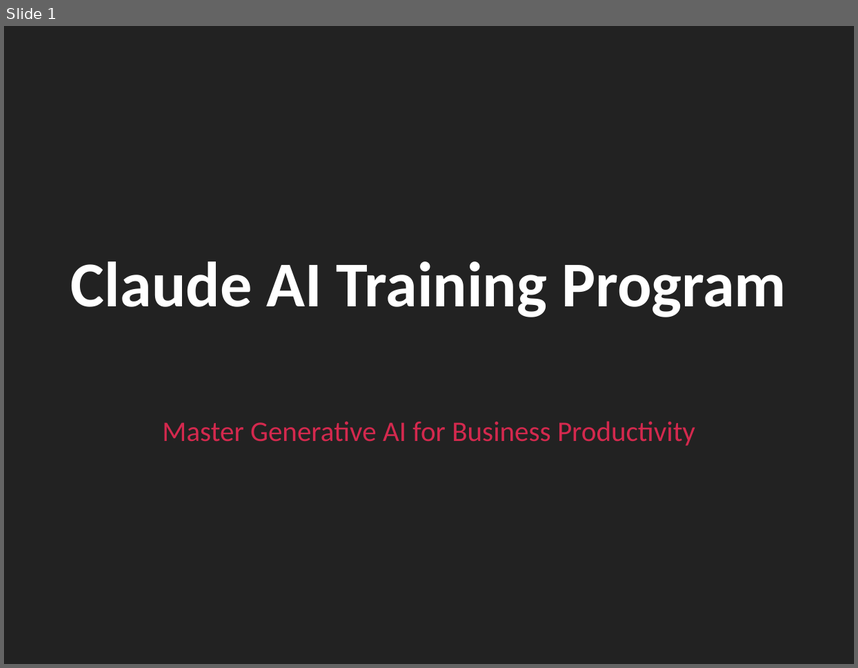
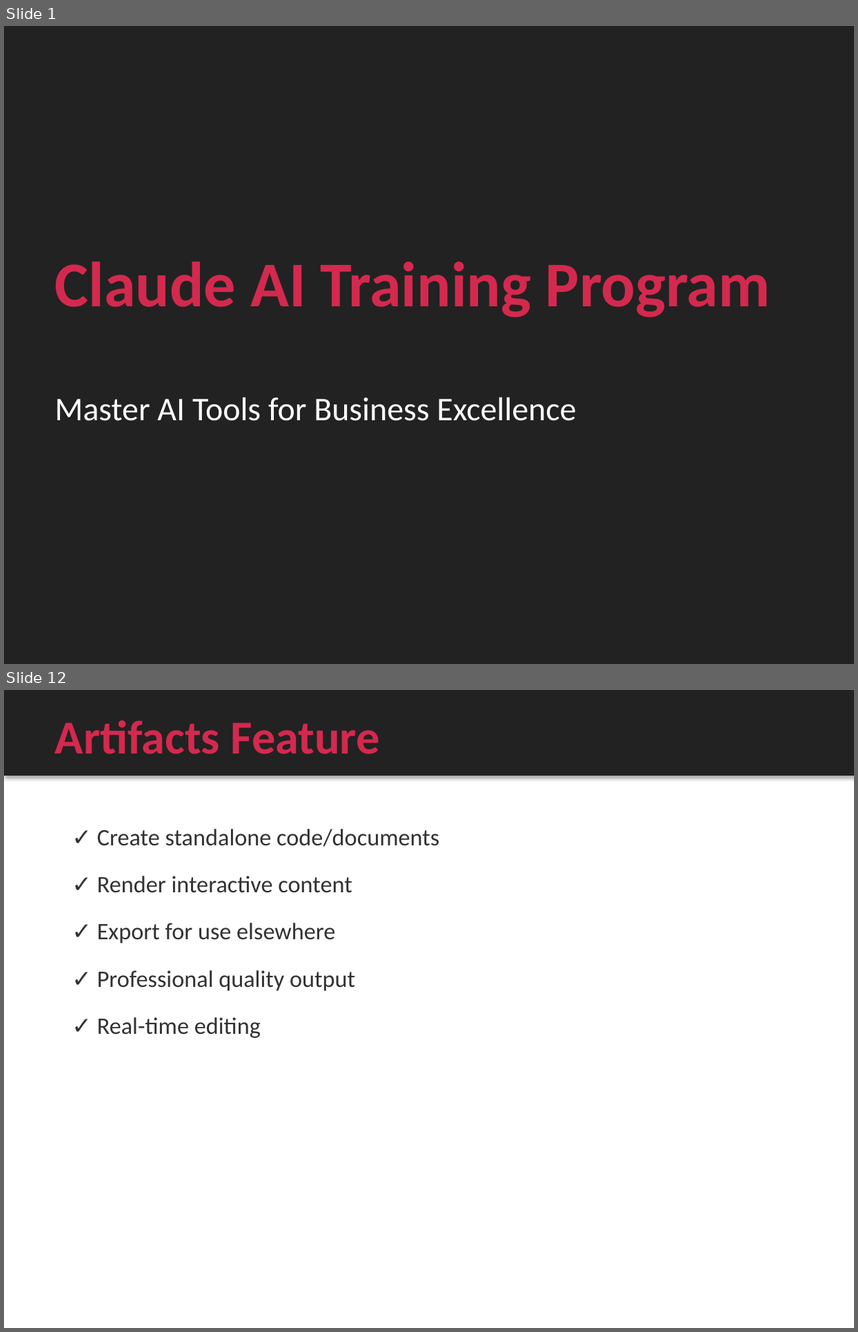
Before and after one commit to biswajitdas793-del/Self, a slide deck: training-program/presentation/Claude_AI_Training_Program.pptx. Shown one above the other, each under a label of ours: slide 1 before the commit, slides 1 and 12 after it; the slides between them are not shown. The pictures are 858x668 and 858x1332 pixels, drawn with LibreOffice and Linux fonts; fonts in the diff are those of the drawing. Boxes give left, top, right and bottom in pixels: in the first picture for what was removed or moved away, otherwise in the second. Text is boxed around its words. In the diff, an @@ line names an element or a change of style, - is before the commit and + after.

```diff
--- a/training-program/presentation/Claude_AI_Training_Program.pptx
+++ b/training-program/presentation/Claude_AI_Training_Program.pptx
@@ slide 12 added at (4,690,854,1328), background #FFFFFF @@
@@ rectangle added at (4,690,854,775), fill #222222, outline #222222 0.75 pt @@
@@ text added at (55,720,380,754), 40 pt, text #D4294E, bold @@
+Artifacts Feature
@@ text added at (97,829,439,1038), 20 pt, text #323232 @@
+✓ Create standalone code/documents
+✓ Render interactive content
+✓ Export for use elsewhere
+✓ Professional quality output
+✓ Real-time editing
@@ slide 1 changed as well @@
@@ text "Claude AI Training Program" at (55,261,771,317): text colour #FFFFFF to #D4294E; alignment centre to left @@
@@ text at (55,397,576,421): text changed; size 24 to 28 pt; text colour #D4294E to #FFFFFF @@
-Master Generative AI for Business Productivity
+Master AI Tools for Business Excellence
```
Also in this commit, not shown: 5 other slides changed, 91 other slides added, 111 slides removed, 1 other file.
